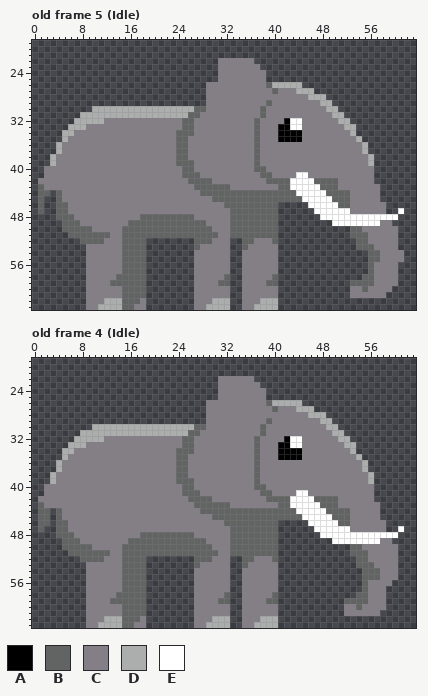
Two states of a pixel-art file, ElephantHyenaAndKare/Assets/Assets/Elephant.aseprite. Above, as it was before the edit.
64x64 pixels, 32 frames. Shown: old frame 5 (Idle): x 0..63, y 19..63; old frame 4 (Idle): x 0..63, y 19..63. The commit also changed other frames, which this record leaves out.
Visible layers, top first: "Layer 1", "Layer 2".
Palette (. is transparent): A #000000  B #626363  C #847e87  D #acadad  E #ffffff
Pixels before, old frame 5 (Idle) (only the part around the change), first column x 13:
19 ...................................................
20 ...................................................
21 ...................................................
22 ..................CCCCCC...........................
23 ..................CCCCCCC..........................
24 ..................CCCCCCCC.........................
25 ..................CCCCCCCC.........................
26 ................CCCCCCCCCCBDDDDD...................
27 ................CCCCCCCCCCCBCCCDDD.................
28 ................CCCCCCCCCCCCCCCCCDDD...............
29 ................CCCCCCCCCCBCCCCCCCCDD..............
30 DDDDDDDDDDDDDDBBCCCCCCCCCBCCCCCCCCCCDD.............
31 DDDDDDDDDDDDDBBCCCCCCCCCCBCCCCCCCCCCCDD............
32 CCCCCCCCCCCCBBCCCCCCCCCCBCCCCAEECCCCCCDD...........
33 CCCCCCCCCCCCBBCCCCCCCCCCBCCCAAEECCCCCCCDD..........
34 CCCCCCCCCCCBBBCCCCCCCCCCBCCCAAAACCCCCCCCD..........
35 CCCCCCCCCCCBBCCCCCCCCCCCBCCCAAAACCCCCCCCCD.........
36 CCCCCCCCCCCBBCCCCCCCCCCCBCCCCCCCCCCCCCCCCCD........
37 CCCCCCCCCCCBBCCCCCCCCCCCBCCCCCCCCCCCCCCCCCD........
38 CCCCCCCCCCCBBCCCCCCCCCCCBCCCCCCCCCCCCCCCCCCD.......
39 CCCCCCCCCCCBBBCCCCCCCCCCBCCCCCCCCCCCCCCCCCCD.......
40 CCCCCCCCCCCCBBCCCCCCCCCCBBCCCCCCCCCCCCCCCCCC.......
41 CCCCCCCCCCCCBBBCCCCCCCCCCBBCCCCEECCCCCCCCCCC.......
42 CCCCCCCCCCCCCBBBBCCCCCCCCCBBBBEEEEBBBBCCCCCC.......
43 CCCCCCCCCCCCCCBBBBBBCCCCCCCCBBEEEEEBBBCCCCCCC......
44 CCCCCCCCCCCCCCCBBBBBBBBBBBBBBBBEEEEEBBBBCCCCC......
45 CCCCCCCCCCCCCCCCCBBBBBBBBBBBBBBBEEEEEBBBCCCCC......
46 CCCCCCCCCCCCCCCCCCCBBBBBBBBB.....EEEEEBBCCCCCC.....
47 CCCCCCCCCCCCCCCCCCCCBBBBBBBB......EEEEEECCCCCC..E..
48 CCCCCBBBBBBBBBCCCCCCBBBBBBBB.......EEEEEEEEEEEEE...
49 CCCBBBBBBBBBBBBBCCCCBBBBBBBB.........EEEEEEEECC....
50 CCBBBBBBBBBBBBBBBCCCBBBBBBBB............BBCCCCCC...
51 CCBBBBBBBBBBBBBBBBCCBBBBBBBB............BBBCCCCC...
52 CCBBBB........BBBCCC..BBCCCB.............BBCCCCC...
53 CCBBBB........BCCCCC..BCCCCC.............BBBCCCC...
54 CCBBBB........CCCCCC..CCCCCC...............BBCCCC..
55 CCBBBB........CCCCCC..CCCCCC...............BBCCCC..
56 CCBBBB........CCCCCC..CCCCCC...............BCCCC...
57 CCBBBB........CCCCCC..CCCCCC...............BCCCC...
58 CBBBBB........CCCCCB..CCCCCB..............BBCCCC...
59 BBBBBB........CCCCBB..CCCCBB............BBBBCCCC...
60 CCBBBB........CCCCCC..CCCCCC............CCBCCCC....
61 CCBBBB........CCCCCC..CCCCCC............CCCCCC.....
62 DDBBBC........CCCDDD..CCCDDD.......................
63 DDBBCC........CCDDDD..CCDDDD.......................
Pixels before, old frame 4 (Idle) (only the part around the change), first column x 0:
19 ................................................................
20 ................................................................
21 ................................................................
22 ...............................CCCCCC...........................
23 ...............................CCCCCCC..........................
24 ...............................CCCCCCCC.........................
25 ...............................CCCCCCCC.........................
26 .............................CCCCCCCCCCBDDDDD...................
27 .............................CCCCCCCCCCCBCCCDDD.................
28 .............................CCCCCCCCCCCCCCCCCDDD...............
29 .............................CCCCCCCCCCBCCCCCCCCDD..............
30 ..........DDDDDDDDDDDDDDDDDBBCCCCCCCCCBCCCCCCCCCCDD.............
31 ........DDDDDDDDDDDDDDDDDDBBCCCCCCCCCCBCCCCCCCCCCCDD............
32 .......DDDDDCCCCCCCCCCCCCBBCCCCCCCCCCBCCCCAEECCCCCCDD...........
33 ......DDDCCCCCCCCCCCCCCCCBBCCCCCCCCCCBCCCAAEECCCCCCCDD..........
34 .....DDCCCCCCCCCCCCCCCCCBBBCCCCCCCCCCBCCCAAAACCCCCCCCD..........
35 .....DCCCCCCCCCCCCCCCCCCBBCCCCCCCCCCCBCCCAAAACCCCCCCCCD.........
36 ....DCCCCCCCCCCCCCCCCCCCBBCCCCCCCCCCCBCCCCCCCCCCCCCCCCCD........
37 ....DCCCCCCCCCCCCCCCCCCCBBCCCCCCCCCCCBCCCCCCCCCCCCCCCCCD........
38 ...DCCCCCCCCCCCCCCCCCCCCBBCCCCCCCCCCCBCCCCCCCCCCCCCCCCCCD.......
39 ...DCCCCCCCCCCCCCCCCCCCCBBBCCCCCCCCCCBCCCCCCCCCCCCCCCCCCD.......
40 ..CCCCCCCCCCCCCCCCCCCCCCCBBCCCCCCCCCCBBCCCCCCCCCCCCCCCCCC.......
41 ..CCCCCCCCCCCCCCCCCCCCCCCBBBCCCCCCCCCCBBCCCCEECCCCCCCCCCC.......
42 .CCCCCCCCCCCCCCCCCCCCCCCCCBBBBCCCCCCCCCBBBBEEEEBBBBCCCCCC.......
43 .BCCCCCCCCCCCCCCCCCCCCCCCCCBBBBBBCCCCCCCCBBEEEEEBBBCCCCCCC......
44 .BB.BCCCCCCCCCCCCCCCCCCCCCCCBBBBBBBBBBBBBBBBEEEEEBBBBCCCCC......
45 .BB.BCCCCCCCCCCCCCCCCCCCCCCCCCBBBBBBBBBBBBBBBEEEEEBBBCCCCC......
46 .BB.BBCCCCCCCCCCCCCCCCCCCCCCCCCCBBBBBBBBB.....EEEEEBBCCCCCC.....
47 .B..BBCCCCCCCCCCCCCCCCCCCCCCCCCCCBBBBBBBB......EEEEEECCCCCC..E..
48 ....BBBCCCCCCCCCCCBBBBBBBBBCCCCCCBBBBBBBB.......EEEEEEEEEEEEE...
49 .....BBBCCCCCCCCBBBBBBBBBBBBBCCCCBBBBBBBB.........EEEEEEEECC....
50 .....BBBBBCCCCCBBBBBBBBBBBBBBBCCCBBBBBBBB............BBCCCCCC...
51 ......BBBBBBBCCBBBBBBBBBBBBBBBBCCBBBBBBBB............BBBCCCCC...
52 ........BBBBCCCBBBB........BBBCCC..BBCCCB.............BBCCCCC...
53 .........CCCCCCBBBB........BCCCCC..BCCCCC.............BBBCCCC...
54 .........CCCCCCBBBB........CCCCCC..CCCCCC..............BBBCCC...
55 .........CCCCCCBBBB........CCCCCC..CCCCCC..............BBBCCC...
56 .........CCCCCCBBBB........CCCCCC..CCCCCC..............BCCCC....
57 .........CCCCCCBBBB........CCCCCC..CCCCCC..............BCCC.....
58 .........CCCCCBBBBB........CCCCCB..CCCCCB.............BBCCC.....
59 .........CCCCBBBBBB........CCCCBB..CCCCBB...........BBBBCCC.....
60 .........CCCCCCBBBB........CCCCCC..CCCCCC...........CCBCCCC.....
61 .........CCCCCCBBBB........CCCCCC..CCCCCC...........CCCCCC......
62 .........CCCDDDBBBC........CCCDDD..CCCDDD.......................
63 .........CCDDDDBBCC........CCDDDD..CCDDDD.......................
And afterwards:
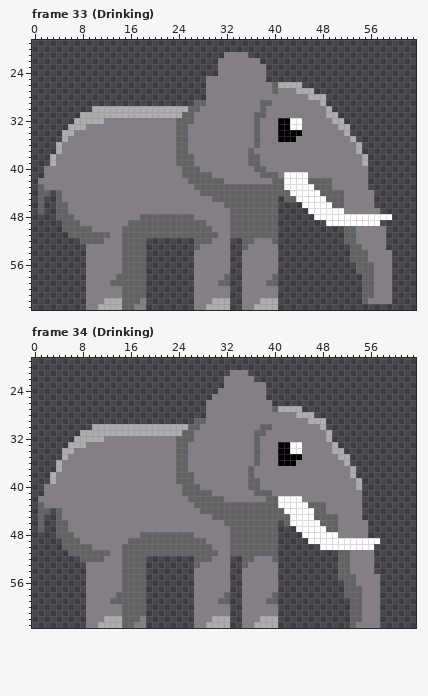
A new or re-ordered frame is compared with the old frame closest to it.
What changed:
frames 32 -> 51
Changed rows in their new state; - is an unchanged pixel.
Frame 33 (Drinking) is new; against old frame 5 (Idle), layer "Layer 1":
first column x 24:
21 --------CCCC--------------------------
22 -------------C------------------------
23 --------------C-----------------------
25 -----CC-------------------------------
26 ---------------CB---------------------
29 ---BB---------B----------.------------
30 --B-C---------------------.-----------
31 -B-C---------B-----------D-.----------
32 B----------------A--------D-.---------
33 B-C------------------------D-.--------
34 --C-------------------------D.--------
35 --------------------C--------D.-------
36 ------------------------------D.------
37 ------------BC----------------D.------
38 --B---------B------------------D.-----
39 ------------B------------------D.-----
40 ---B----------------------------.-----
41 ----BB----------B-EE------------.-----
42 ------BB-------C--E---B---C-----.-----
43 ---------BBBBBBBB-E----B--C-----..----
44 -------------------E----B---C----.----
45 -----------------.--E----B--C----.----
46 ---------------------E----B-C----..---
47 ----------------------E-----C-----.--.
48 -----------------------E------------.-
49 -------------------------E--------..--
50 ----------------------------B-C----..-
51 ----------------------------B-CC---..-
52 ----------------------------BBCC---..-
53 -----------------------------B-CC--..-
54 -----------------------------BBBCC--..
55 -----------------------------BBBCC--..
56 ------------------------------BB----.-
57 ------------------------------BB----.-
58 ------------------------------------.-
59 -----------------------------..-----.-
60 -----------------------------..-B-----
61 -----------------------------..BB--C--
62 -------------------------------BCCCC--
Frame 34 (Drinking) is new; against old frame 4 (Idle), layer "Layer 1":
first column x 2:
21 -------------------------------CCC--------------------------
22 -----------------------------.------------------------------
23 -----------------------------.------C-----------------------
25 ----------------------------C-------------------------------
26 -------------------------------------C.....-----------------
27 ---------------------------------------DDD-..---------------
28 ------------------------------------------DD-..-------------
29 -------------------------BB----------C------DD-.------------
30 ------------------------B-C----------B--------D..-----------
31 -----------------------B-C---------B-----------D..----------
32 ----------------------B-----------------CCC----D...---------
33 ----------------------B-C-----------------------D...--------
34 ------------------------C----------------EE-----DD..--------
35 -------------------------------------------------DD..-------
36 ---------------------------------------AAA--------D...------
37 ----------------------------------BC---------------D..------
38 ------------------------B---------BC---------------D...-----
39 ----------------------------------B-----------------D..-----
40 -------------------------B--------B-C---------------D..-----
41 --------------------------BB-------B------CC---------..-----
42 ----------------------------BB---------EE--CCCCCC----..-----
43 -------------------------------BBBBBBBBEE---BB-CC----...----
44 ----------------------------------------EE---BBCCCC--...----
45 .----------------------------------------EE--BBB-CC--...----
46 .---------------------------------------BEEE--BBBCC---...---
47 ------------------------------------------EEE--BBCC---...--.
48 -------------------------------------------EEE---CCCCC.....-
49 --------------------------------------------EEEE--------..--
50 ----------------------------------------------EEEEEEEEE....-
51 -------------------------------------------------BBCCC-....-
52 -------------------------------------------------BBCCC-....-
53 -------------------------------------------------BBCCCC....-
54 -------------------------------------------------BBCCCC....-
55 -------------------------------------------------BBBCCCC...-
56 --------------------------------------------------BBCC--..--
57 --------------------------------------------------BBBC--.---
58 --------------------------------------------------BB-C--.---
59 --------------------------------------------------.--C--.---
60 --------------------------------------------------.B----.---
61 --------------------------------------------------.BB-------
62 ---------------------------------------------------BBCCC----
63 ---------------------------------------------------BCCCC----
Pixel boxes of the changes (left, top, right, bottom) in both pictures:
changed: (176, 52, 404, 304)
changed: (176, 370, 404, 628)
erased: (44, 514, 50, 526)
